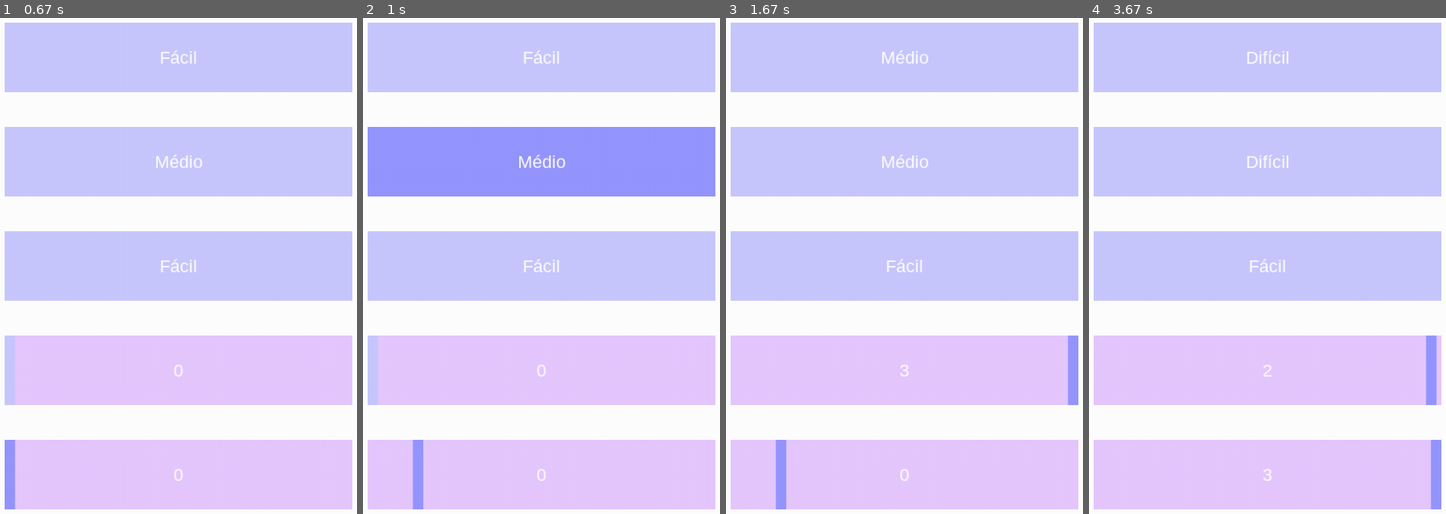
Above: before the commit, frames 1-4 (left to right).
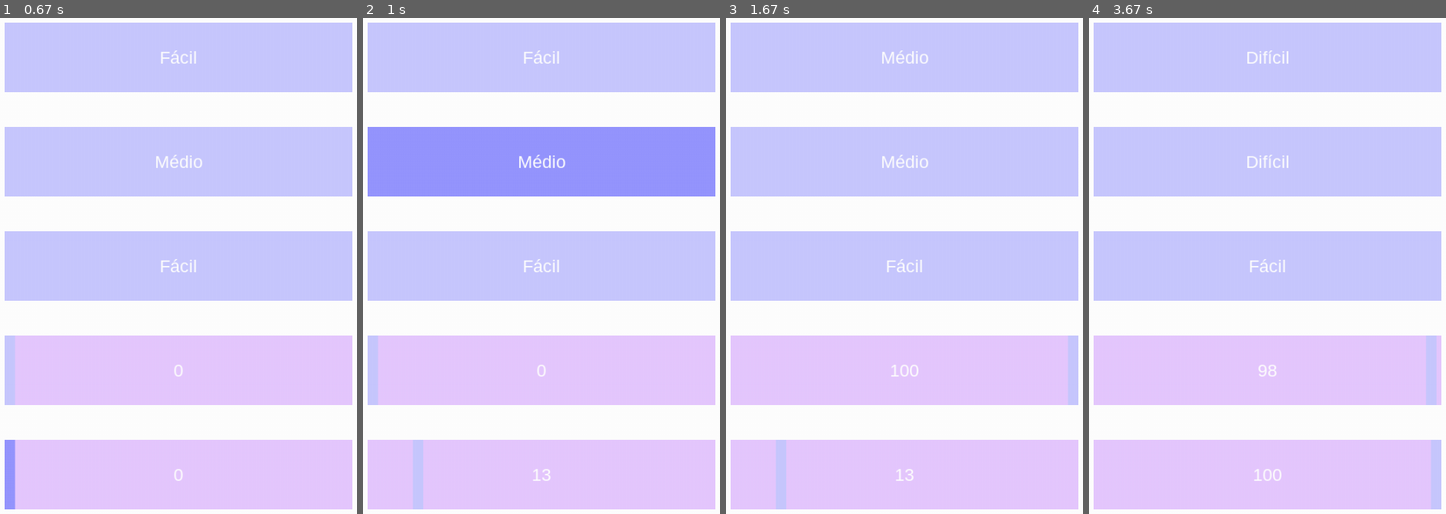
Above: after the commit, the same moments.

Repository: MrComboF10/PygameMenus
Game: pygame game, started from main.py
The game is run twice, just before and just after one commit, with the same random seed, the same clock (stepped at 60 frames per second) and the same inputs.
Inputs (mouse positions are in pixels of both pictures, inside the frame that each line leads up to):
- Up to frame 1 (0.67 s): press the mouse at (178, 161) at 0.37 s; move the mouse to (121, 310) at 0.47 s; release the mouse at (64, 464) at 0.6 s
- Up to frame 2 (1 s): press the mouse at (541, 474) at 0.7 s; move the mouse to (477, 305) at 0.8 s; release the mouse at (412, 137) at 0.93 s
- Up to frame 3 (1.67 s): press the mouse at (904, 370) at 1.03 s; move the mouse to (1047, 390) at 1.13 s; release the mouse at (outside the picture) at 1.27 s; press the mouse at (904, 57) at 1.37 s; move the mouse to (879, 290) at 1.47 s; release the mouse at (outside the picture) at 1.6 s
- Up to frame 4 (3.67 s): press the mouse at (1267, 370) at 1.7 s; move the mouse to (1221, 390) at 1.8 s; release the mouse at (1178, 409) at 1.93 s; press the mouse at (1267, 474) at 2.03 s; move the mouse to (1413, 513) at 2.13 s; release the mouse at (outside the picture) at 2.27 s; press the mouse at (1267, 161) at 2.37 s; move the mouse to (1303, 102) at 2.47 s; release the mouse at (1338, 42) at 2.6 s; press the mouse at (1267, 474) at 2.7 s; move the mouse to (1406, 290) at 2.8 s; release the mouse at (outside the picture) at 2.93 s; press the mouse at (1267, 370) at 3.03 s; move the mouse to (1346, 315) at 3.13 s; release the mouse at (1424, 261) at 3.27 s; press the mouse at (1267, 57) at 3.37 s; move the mouse to (1246, 196) at 3.47 s; release the mouse at (1228, 330) at 3.6 s

Frame 1 is identical in both runs. In frame 2, 0.5% of the frame differs, in the area x 13-53%, y 85-100%; in frame 3, 1.0%; in frame 4, 1.0%, in the area x 46-99%, y 64-100%.

Commit message:
Finish button classes

Diff:
--- a/button.py
+++ b/button.py
@@ -1,230 +1,181 @@
 import pygame
 
 
-class PressButtonStatic:
-    def __init__(self, pos, size, text, unpressed_color, pressed_color, font_color, screen_display):
-        self.__position = pos
-        self.__size = size
-        self.__text = text
-        self.__pressed_color = pressed_color
-        self.__unpressed_color = unpressed_color
-        self.__screen_display = screen_display
-        self.__font_color = font_color
+class Button:
+    def __init__(self, pos, size, font, font_color, screen_display):
+        self._position = pos
+        self._size = size
+        self._font = font
+        self._font_color = font_color
+        self._screen_display = screen_display
 
-        self.__font = pygame.font.SysFont("Arial", 25)
-        self.__current_mouse_position = (0, 0)
-        self.__mouse_on_button = False
-        self.__mouse_location_changed = False
+        self._current_mouse_position = (0, 0)
+        self._mouse_over_button = False
+        self._mouse_location_changed = False
 
-    def insert_current_mouse_position(self, mouse_position):
-        self.__current_mouse_position = mouse_position
+    def set_current_mouse_position(self, mouse_position):
+        self._current_mouse_position = mouse_position
 
-    def get_mouse_on_button(self):
-        return self.__mouse_on_button
+    def set_mouse_location_changed(self, change):
+        self._mouse_location_changed = change
+
+    def get_mouse_over_button(self):
+        return self._mouse_over_button
 
     def get_mouse_location_changed(self):
-        return self.__mouse_location_changed
-
-    def insert_mouse_location_changed(self, changed):
-        self.__mouse_location_changed = changed
+        return self._mouse_location_changed
 
     def verify_mouse_on_button(self):
-        self.__mouse_on_button = False
-        left_position = self.__position[0]
-        right_position = self.__position[0] + self.__size[0]
-        up_position = self.__position[1]
-        down_position = self.__position[1] + self.__size[1]
+        self._mouse_over_button = False
+        if self._position[0] < self._current_mouse_position[0] < self._position[0] + self._size[0]:
+            if self._position[1] < self._current_mouse_position[1] < self._position[1] + self._size[1]:
+                self._mouse_over_button = True
 
-        if left_position < self.__current_mouse_position[0] < right_position and up_position < self.__current_mouse_position[1] < down_position:
-            self.__mouse_on_button = True
-
-    def draw_button(self, color):
+    def draw_button(self, color, text):
 
         # draw button rectangle
-        pygame.draw.rect(self.__screen_display, color, (self.__position[0], self.__position[1], self.__size[0], self.__size[1]))
+        pygame.draw.rect(self._screen_display, color, (self._position[0], self._position[1], self._size[0], self._size[1]))
 
         # get font surface
-        font_surface = self.__font.render(self.__text, True, self.__font_color)
+        font_surface = self._font.render(text, True, self._font_color)
 
         # get rect font surface
         font_surface_rect = font_surface.get_rect()
 
         # move rect to center of button rectangle
-        font_surface_rect.center = (self.__position[0] + (self.__size[0] // 2), self.__position[1] + (self.__size[1] // 2))
+        font_surface_rect.center = (self._position[0] + (self._size[0] // 2), self._position[1] + (self._size[1] // 2))
 
         # draw font surface on rectangle
-        self.__screen_display.blit(font_surface, font_surface_rect)
-
-    def draw_unpressed_button(self):
-        self.draw_button(self.__unpressed_color)
-
-    def draw_pressed_button(self):
-        self.draw_button(self.__pressed_color)
+        self._screen_display.blit(font_surface, font_surface_rect)
 
 
-########################################################################################################################
+class PressButton(Button):
+    def __init__(self, pos, size, font, font_color, screen_display, mouse_out_button_color, mouse_over_button_color):
+
+        super().__init__(pos, size, font, font_color, screen_display)
+
+        self._mouse_out_button_color = mouse_out_button_color
+        self._mouse_over_button_color = mouse_over_button_color
+
+    def draw_mouse_out_button(self, text):
+        super().draw_button(self._mouse_out_button_color, text)
+
+    def draw_mouse_over_button(self, text):
+        super().draw_button(self._mouse_over_button_color, text)
 
 
-class PressButtonChangeState:
-    def __init__(self, pos, size, states_text_list, unpressed_color, pressed_color, font_color, screen_display):
-        # up left corner position
-        self.__position = pos
+class PressButtonStatic(PressButton):
+    def __init__(self, pos, size, font, font_color, screen_display, mouse_out_button_color, mouse_over_button_color, text, pointer):
 
-        self.__size = size
-        self.__state_text_list = states_text_list
-        self.__pressed_color = pressed_color
-        self.__unpressed_color = unpressed_color
-        self.__screen_display = screen_display
-        self.__font_color = font_color
+        super().__init__(pos, size, font, font_color, screen_display, mouse_out_button_color, mouse_over_button_color)
 
-        self.__font = pygame.font.SysFont("Arial", 25)
-        self.__current_mouse_position = (0, 0)
+        self.__text = text
+        self.__pointer = pointer
+
+        self.__pressed = False
+
+    def get_pointer(self):
+        return self.__pointer
+
+    def get_pressed(self):
+        return self.__pressed
+
+    def press(self):
+        self.__pressed = True
+
+    def release(self):
+        self.__pressed = False
+
+    def draw_mouse_out_static_button(self):
+        super().draw_mouse_out_button(self.__text)
+
+    def draw_mouse_over_static_button(self):
+        super().draw_mouse_over_button(self.__text)
+
+
+class PressButtonChangeState(PressButton):
+    def __init__(self, pos, size, font, font_color, screen_display, mouse_out_button_color, mouse_over_button_color, states_text_list):
+
+        super().__init__(pos, size, font, font_color, screen_display, mouse_out_button_color, mouse_over_button_color)
+
+        self.__states_text_list = states_text_list
+
         self.__current_state_text_index = 0
-        self.__mouse_on_button = False
-        self.__mouse_location_changed = False
-
-    def insert_current_mouse_position(self, mouse_position):
-        self.__current_mouse_position = mouse_position
-
-    def get_mouse_on_button(self):
-        return self.__mouse_on_button
-
-    def get_text_index(self):
-        return self.__current_state_text_index
-
-    def get_mouse_location_changed(self):
-        return self.__mouse_location_changed
-
-    def insert_mouse_location_changed(self, changed):
-        self.__mouse_location_changed = changed
-
-    def verify_mouse_on_button(self):
-        self.__mouse_on_button = False
-        left_position = self.__position[0]
-        right_position = self.__position[0] + self.__size[0]
-        up_position = self.__position[1]
-        down_position = self.__position[1] + self.__size[1]
-
-        if left_position < self.__current_mouse_position[0] < right_position and up_position < self.__current_mouse_position[1] < down_position:
-            self.__mouse_on_button = True
-
-    def draw_button(self, color):
-
-        # draw button rectangle
-        pygame.draw.rect(self.__screen_display, color, (self.__position[0], self.__position[1], self.__size[0], self.__size[1]))
-
-        # get font surface
-        current_state_text = self.__state_text_list[self.__current_state_text_index]
-        font_surface = self.__font.render(current_state_text, True, self.__font_color)
-
-        # get rect font surface
-        font_surface_rect = font_surface.get_rect()
-
-        # move rect to center of button rectangle
-        font_surface_rect.center = (self.__position[0] + (self.__size[0] // 2), self.__position[1] + (self.__size[1] // 2))
-
-        # draw font surface on rectangle
-        self.__screen_display.blit(font_surface, font_surface_rect)
-
-    def draw_unpressed_button(self):
-        self.draw_button(self.__unpressed_color)
-
-    def draw_pressed_button(self):
-        self.draw_button(self.__pressed_color)
 
     def add_state_text_index(self):
         self.__current_state_text_index += 1
-        self.__current_state_text_index = self.__current_state_text_index % len(self.__state_text_list)
+        self.__current_state_text_index = self.__current_state_text_index % len(self.__states_text_list)
+
+    def draw_mouse_out_change_state_button(self):
+        super().draw_mouse_out_button(self.__states_text_list[self.__current_state_text_index])
+
+    def draw_mouse_over_change_state_button(self):
+        super().draw_mouse_over_button(self.__states_text_list[self.__current_state_text_index])
 
 
-########################################################################################################################
+class SlideButton(Button):
+    def __init__(self, pos, size, font, font_color, screen_display, bar_width, range_items, mouse_out_bar_color, mouse_over_bar_color, button_color):
 
+        super().__init__(pos, size, font, font_color, screen_display)
 
-class SlideButton:
-    def __init__(self, pos, size, bar_width, range_items, font_color, bar_unpressed_color, bar_pressed_color, button_color, screen_display):
-        self.__position = pos
-        self.__size = size
         self.__bar_width = bar_width
         self.__range_items = range_items
-        self.__font_color = font_color
-        self.__bar_unpressed_color = bar_unpressed_color
-        self.__bar_pressed_color = bar_pressed_color
+        self.__mouse_out_bar_color = mouse_out_bar_color
+        self.__mouse_over_bar_color = mouse_over_bar_color
         self.__button_color = button_color
-        self.__screen_display = screen_display
 
         self.__current_item = range_items[0]
-        self.__font = pygame.font.SysFont("Arial", 25)
-        self.__current_mouse_position = (0, 0)
         self.__current_bar_position = pos
-        self.__mouse_on_button = False
         self.__bar_pressed = False
-        self.__mouse_location_changed = False
 
     def get_bar_is_pressed(self):
         return self.__bar_pressed
 
-    def get_mouse_on_button(self):
-        return self.__mouse_on_button
-
-    def get_mouse_location_changed(self):
-        return self.__mouse_location_changed
-
     def get_current_item(self):
         return self.__current_item
 
-    def insert_current_mouse_position(self, mouse_position):
-        self.__current_mouse_position = mouse_position
+    def press_bar(self):
+        self.__bar_pressed = True
 
-    def insert_bar_is_pressed(self, pressed):
-        self.__bar_pressed = pressed
-
-    def insert_mouse_location_changed(self, changed):
-        self.__mouse_location_changed = changed
-
-    def verify_mouse_on_button(self):
-        self.__mouse_on_button = False
-        if self.__position[0] < self.__current_mouse_position[0] < self.__position[0] + self.__size[0]:
-            if self.__position[1] < self.__current_mouse_position[1] < self.__position[1] + self.__size[1]:
-                self.__mouse_on_button = True
+    def release_bar(self):
+        self.__bar_pressed = False
 
     def calculate_bar_position(self):
-        if self.__current_mouse_position[0] > self.__position[0] + self.__size[0] - self.__bar_width:
-            self.__current_bar_position = (self.__position[0] + self.__size[0] - self.__bar_width, self.__position[1])
+        if self._current_mouse_position[0] > self._position[0] + self._size[0] - self.__bar_width:
+            self.__current_bar_position = (self._position[0] + self._size[0] - self.__bar_width, self._position[1])
 
-        elif self.__current_mouse_position[0] < self.__position[0]:
-            self.__current_bar_position = self.__position
+        elif self._current_mouse_position[0] < self._position[0]:
+            self.__current_bar_position = self._position
 
         else:
-            self.__current_bar_position = (self.__current_mouse_position[0], self.__position[1])
+            self.__current_bar_position = (self._current_mouse_position[0], self._position[1])
 
     def calculate_current_item(self):
-        self.__current_item = self.__range_items[int((self.__current_bar_position[0] - self.__position[0]) * ((len(self.__range_items) - 1) / (self.__size[0] - self.__bar_width)))]
-        # self.__current_item = self.__current_bar_position[0] - self.__position[0]
-        # self.__current_item = len(self.__range_items) // self.__size[0]
+        self.__current_item = self.__range_items[int((self.__current_bar_position[0] - self._position[0]) * ((len(self.__range_items) - 1) / (self._size[0] - self.__bar_width)))]
 
     def draw_font_surface(self):
         # create font surface
-        font_surface = self.__font.render(str(self.__current_item), True, self.__font_color)
+        font_surface = self._font.render(str(self.__current_item), True, self._font_color)
 
         # get font surface rect
         font_surface_rect = font_surface.get_rect()
 
         # move rect to center of button
-        font_surface_rect.center = (self.__position[0] + self.__size[0] // 2, self.__position[1] + self.__size[1] // 2)
+        font_surface_rect.center = (self._position[0] + self._size[0] // 2, self._position[1] + self._size[1] // 2)
 
         # draw font surface
-        self.__screen_display.blit(font_surface, font_surface_rect)
+        self._screen_display.blit(font_surface, font_surface_rect)
 
-    def draw_mouse_on_button(self):
-        pygame.draw.rect(self.__screen_display, self.__button_color, (self.__position[0], self.__position[1], self.__size[0], self.__size[1]))
+    def draw_mouse_over_slide_button(self):
+        pygame.draw.rect(self._screen_display, self.__button_color, (self._position[0], self._position[1], self._size[0], self._size[1]))
 
-        pygame.draw.rect(self.__screen_display, self.__bar_pressed_color, (self.__current_bar_position[0], self.__current_bar_position[1], self.__bar_width, self.__size[1]))
+        pygame.draw.rect(self._screen_display, self.__mouse_over_bar_color, (self.__current_bar_position[0], self.__current_bar_position[1], self.__bar_width, self._size[1]))
 
         self.draw_font_surface()
 
-    def draw_mouse_out_button(self):
-        pygame.draw.rect(self.__screen_display, self.__button_color, (self.__position[0], self.__position[1], self.__size[0], self.__size[1]))
+    def draw_mouse_out_slide_button(self):
+        pygame.draw.rect(self._screen_display, self.__button_color, (self._position[0], self._position[1], self._size[0], self._size[1]))
 
-        pygame.draw.rect(self.__screen_display, self.__bar_unpressed_color, (self.__current_bar_position[0], self.__current_bar_position[1], self.__bar_width, self.__size[1]))
+        pygame.draw.rect(self._screen_display, self.__mouse_out_bar_color, (self.__current_bar_position[0], self.__current_bar_position[1], self.__bar_width, self._size[1]))
 
         self.draw_font_surface()
--- a/main.py
+++ b/main.py
@@ -2,6 +2,7 @@
 import button
 
 white = (255, 255, 255)
+
 
 def menu_loop():
     pygame.init()
@@ -9,33 +10,37 @@
     screen.fill(white)
     pygame.display.update()
 
+    font = pygame.font.SysFont("Arial", 25)
+
     button_position_1, button_position_2, button_position_3, button_position_4, button_position_5 = (100, 100), (100, 250), (100, 400), (100, 550), (100, 700)
     button_sizes = (500, 100)
     states_list = ("Fácil", "Médio", "Difícil")
-    pressed_color = (150, 150, 255)
-    unpressed_color = (200, 200, 255)
+    mouse_over_button_color = (150, 150, 255)
+    mouse_out_button_color = (200, 200, 255)
     slide_button_color = (230, 200, 255)
     bar_width = 15
-    range_items = range(4)
+    range_items = range(101)
 
-    change_state_button_1 = button.PressButtonChangeState(button_position_1, button_sizes, states_list, unpressed_color, pressed_color, white, screen)
-    change_state_button_2 = button.PressButtonChangeState(button_position_2, button_sizes, states_list, unpressed_color, pressed_color, white, screen)
-    change_state_button_3 = button.PressButtonChangeState(button_position_3, button_sizes, states_list, unpressed_color, pressed_color, white, screen)
+    change_state_button_1 = button.PressButtonChangeState(button_position_1, button_sizes, font, white, screen, mouse_out_button_color, mouse_over_button_color, states_list)
+    change_state_button_2 = button.PressButtonChangeState(button_position_2, button_sizes, font, white, screen, mouse_out_button_color, mouse_over_button_color, states_list)
+    change_state_button_3 = button.PressButtonChangeState(button_position_3, button_sizes, font, white, screen, mouse_out_button_color, mouse_over_button_color, states_list)
 
-    slide_button_1 = button.SlideButton(button_position_4, button_sizes, bar_width, range_items, white, unpressed_color, pressed_color, slide_button_color, screen)
-    slide_button_2 = button.SlideButton(button_position_5, button_sizes, bar_width, range_items, white, unpressed_color, pressed_color, slide_button_color, screen)
+    slide_button_1 = button.SlideButton(button_position_4, button_sizes, font, white, screen, bar_width, range_items, mouse_out_button_color, mouse_over_button_color, slide_button_color)
+    slide_button_2 = button.SlideButton(button_position_5, button_sizes, font, white, screen, bar_width, range_items, mouse_out_button_color, mouse_over_button_color, slide_button_color)
 
     change_state_buttons = (change_state_button_1, change_state_button_2, change_state_button_3)
     slide_buttons = (slide_button_1, slide_button_2)
     loop_exit = False
 
     for change_button in change_state_buttons:
-        change_button.draw_unpressed_button()
+        change_button.draw_mouse_out_change_state_button()
     pygame.display.update()
 
     for slide_button in slide_buttons:
-        slide_button.draw_mouse_out_button()
+        slide_button.draw_mouse_out_slide_button()
     pygame.display.update()
+
+    change_location = True
 
     while not loop_exit:
         for event in pygame.event.get():
@@ -56,89 +61,86 @@
             # ========== change state buttons ==========
             for change_button in change_state_buttons:
 
-                change_button.insert_current_mouse_position(current_mouse_position)
+                change_button.set_current_mouse_position(current_mouse_position)
 
                 # get mouse location before and after to verify if mouse location has changed
-                mouse_location_before = change_button.get_mouse_on_button()
+                mouse_location_before = change_button.get_mouse_over_button()
                 change_button.verify_mouse_on_button()
-                mouse_location_after = change_button.get_mouse_on_button()
+                mouse_location_after = change_button.get_mouse_over_button()
 
                 # verify if mouse location inside or outside button changed
                 if mouse_location_before != mouse_location_after:
-                    change_button.insert_mouse_location_changed(True)
+                    change_button.set_mouse_location_changed(True)
                 else:
-                    change_button.insert_mouse_location_changed(False)
+                    change_button.set_mouse_location_changed(False)
 
                 # verify if mouse is on button
-                if change_button.get_mouse_on_button():
+                if change_button.get_mouse_over_button():
 
                     # verify if mouse was outside button before
                     if change_button.get_mouse_location_changed():
-                        change_button.draw_pressed_button()
+                        change_button.draw_mouse_over_change_state_button()
                         pygame.display.update()
 
                     if event.type == pygame.MOUSEBUTTONDOWN:
                         # mouse left button
                         if event.button == 1:
                             change_button.add_state_text_index()
-                            change_button.draw_pressed_button()
+                            change_button.draw_mouse_over_change_state_button()
                             pygame.display.update()
 
                 else:
                     # verify if mouse was inside before
                     if change_button.get_mouse_location_changed():
-                        change_button.draw_unpressed_button()
+                        change_button.draw_mouse_out_change_state_button()
                         pygame.display.update()
 
             # ========== change slide buttons ==========
 
             for slide_button in slide_buttons:
 
-                slide_button.insert_current_mouse_position(current_mouse_position)
+                slide_button.set_current_mouse_position(current_mouse_position)
 
-                mouse_location_before = slide_button.get_mouse_on_button()
+                mouse_location_before = slide_button.get_mouse_over_button()
                 slide_button.verify_mouse_on_button()
-                mouse_location_after = slide_button.get_mouse_on_button()
+                mouse_location_after = slide_button.get_mouse_over_button()
 
-                if mouse_location_before != mouse_location_after:
-                    slide_button.insert_mouse_location_changed(True)
+                if mouse_location_before != mouse_location_after or change_location:
+                    slide_button.set_mouse_location_changed(True)
+                    change_location = False
                 else:
-                    slide_button.insert_mouse_location_changed(False)
+                    slide_button.set_mouse_location_changed(False)
 
-                if slide_button.get_mouse_on_button():
+                if slide_button.get_mouse_over_button():
                     # verify if left button is pressed inside button bar
                     if event.type == pygame.MOUSEBUTTONDOWN:
                         # mouse left button
                         if event.button == 1:
-                            slide_button.insert_bar_is_pressed(True)
+                            slide_button.press_bar()
 
                     if slide_button.get_mouse_location_changed():
                         slide_button.calculate_current_item()
-                        slide_button.draw_mouse_on_button()
+                        slide_button.draw_mouse_over_slide_button()
                         pygame.display.update()
 
                 else:
                     if slide_button.get_mouse_location_changed():
                         slide_button.calculate_current_item()
-                        slide_button.draw_mouse_out_button()
+                        slide_button.draw_mouse_out_slide_button()
                         pygame.display.update()
 
                 if event.type == pygame.MOUSEBUTTONUP:
                     # mouse left button
                     if event.button == 1:
-                        slide_button.insert_bar_is_pressed(False)
+                        slide_button.release_bar()
+                        # update button draw
+                        change_location = True
 
                 if slide_button.get_bar_is_pressed():
                     slide_button.calculate_bar_position()
-                    print(slide_button.get_current_item())
                     slide_button.calculate_current_item()
-                    slide_button.draw_mouse_on_button()
+                    slide_button.draw_mouse_over_slide_button()
                     pygame.display.update()
 
 
-
-
-
-
-
 menu_loop()
